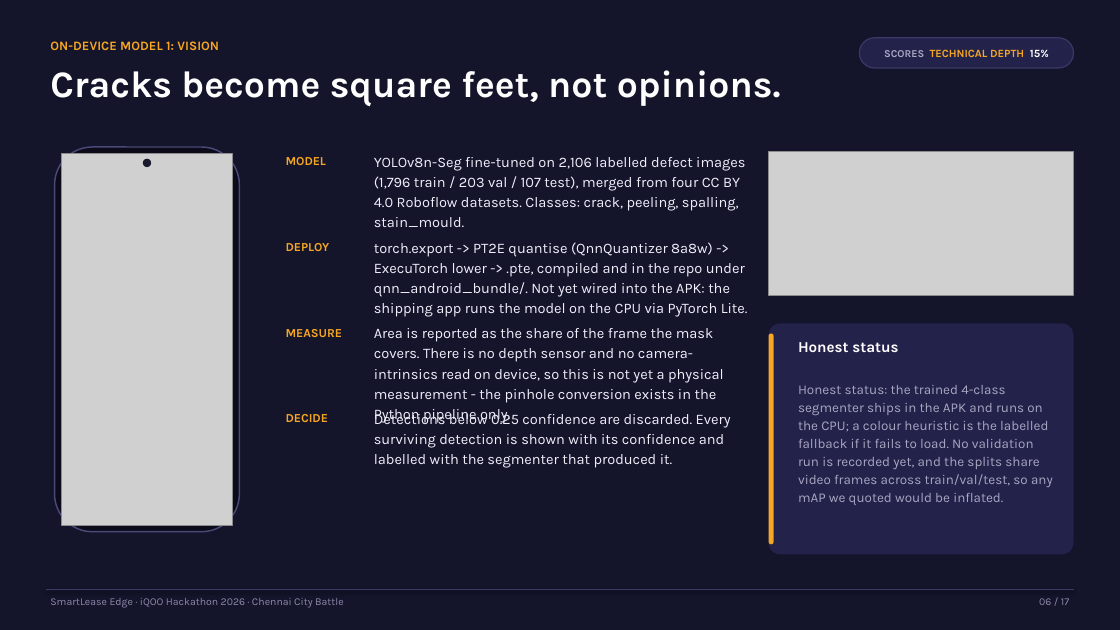
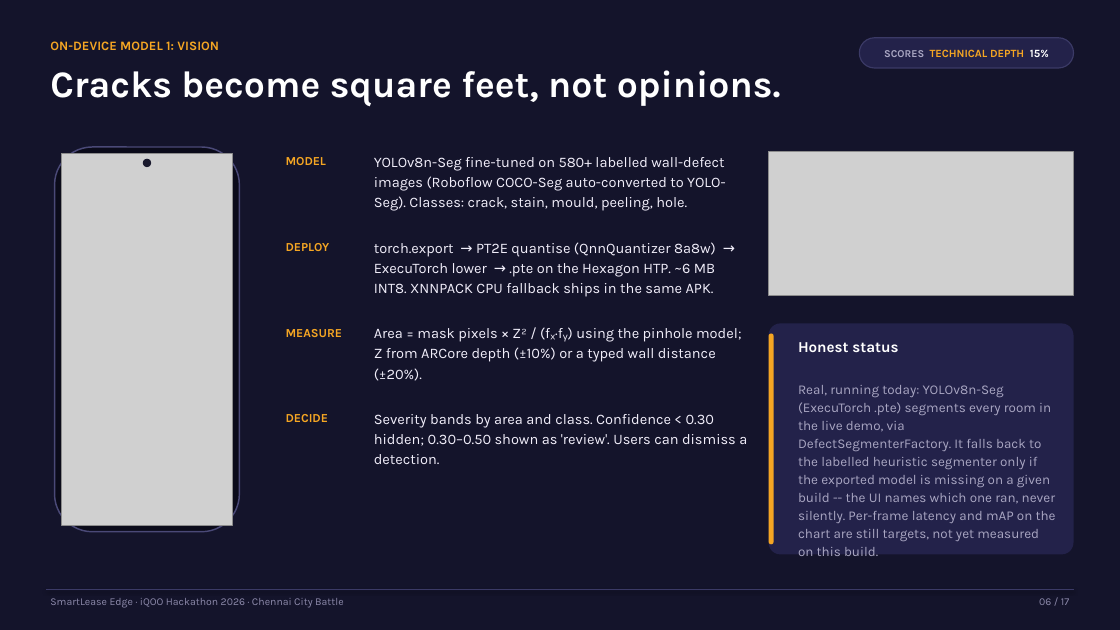
Before and after one commit to muhammedsayeedurrahman/smartlease-edge-chennai, a slide deck: slide 6 of docs/pitch/SmartLease-Edge-iQOO-Hackathon-2026.pptx. Drawn at 1120x630 pixels with LibreOffice and Linux fonts; fonts in the diff are those of the drawing; grey boxes stand for pictures. Boxes give left, top, right and bottom in pixels: in the first picture for what was removed or moved away, otherwise in the second. Text is boxed around its words. In the diff, an @@ line names an element or a change of style, - is before the commit and + after.

```diff
--- a/docs/pitch/SmartLease-Edge-iQOO-Hackathon-2026.pptx
+++ b/docs/pitch/SmartLease-Edge-iQOO-Hackathon-2026.pptx
@@ text at (374,157,725,211): text changed @@
-YOLOv8n-Seg fine-tuned on 2,106 labelled defect images (1,796 train / 203 val / 107 test), merged from four CC BY 4.0 Roboflow datasets. Classes: crack, peeling, spalling, stain_mould.
+YOLOv8n-Seg fine-tuned on 580+ labelled wall-defect images (Roboflow COCO-Seg auto-converted to YOLO-Seg). Classes: crack, stain, mould, peeling, hole.
@@ text at (374,242,716,297): text changed @@
-torch.export -> PT2E quantise (QnnQuantizer 8a8w) -> ExecuTorch lower -> .pte, compiled and in the repo under qnn_android_bundle/. Not yet wired into the APK: the shipping app runs the model on the CPU via PyTorch Lite.
+torch.export → PT2E quantise (QnnQuantizer 8a8w) → ExecuTorch lower → .pte on the Hexagon HTP. ~6 MB INT8. XNNPACK CPU fallback ships in the same APK.
@@ text at (374,328,742,381): text changed @@
-Area is reported as the share of the frame the mask covers. There is no depth sensor and no camera-intrinsics read on device, so this is not yet a physical measurement - the pinhole conversion exists in the Python pipeline only.
+Area = mask pixels × Z² / (fₓ·fᵧ) using the pinhole model; Z from ARCore depth (±10%) or a typed wall distance (±20%).
@@ text at (798,385,1056,556): text changed @@
-Honest status: the trained 4-class segmenter ships in the APK and runs on the CPU; a colour heuristic is the labelled fallback if it fails to load. No validation run is recorded yet, and the splits share video frames across train/val/test, so any mAP we quoted would be inflated.
+Real, running today: YOLOv8n-Seg (ExecuTorch .pte) segments every room in the live demo, via DefectSegmenterFactory. It falls back to the labelled heuristic segmenter only if the exported model is missing on a given build -- the UI names which one ran, never silently. Per-frame latency and mAP on the chart are still targets, not yet measured on this build.
@@ text at (374,414,747,464): text changed @@
-Detections below 0.25 confidence are discarded. Every surviving detection is shown with its confidence and labelled with the segmenter that produced it.
+Severity bands by area and class. Confidence < 0.30 hidden; 0.30–0.50 shown as 'review'. Users can dismiss a detection.
```
Also in this commit, not shown: 14 other slides changed.
